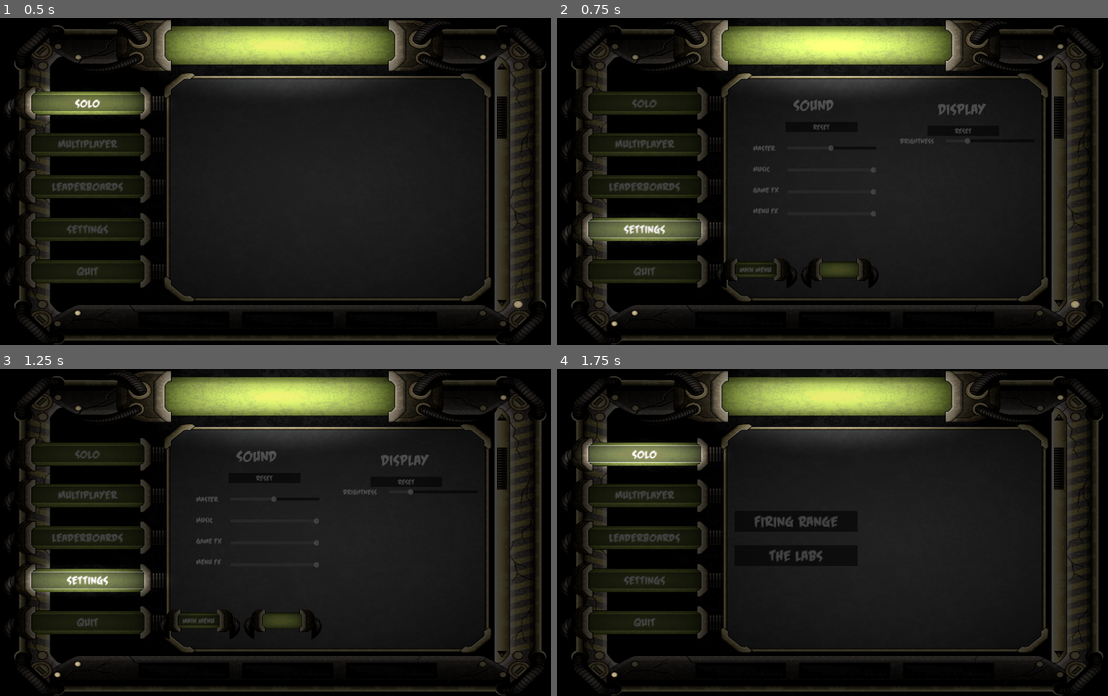
Above: before the commit, frames 1-4 (two rows, left to right).
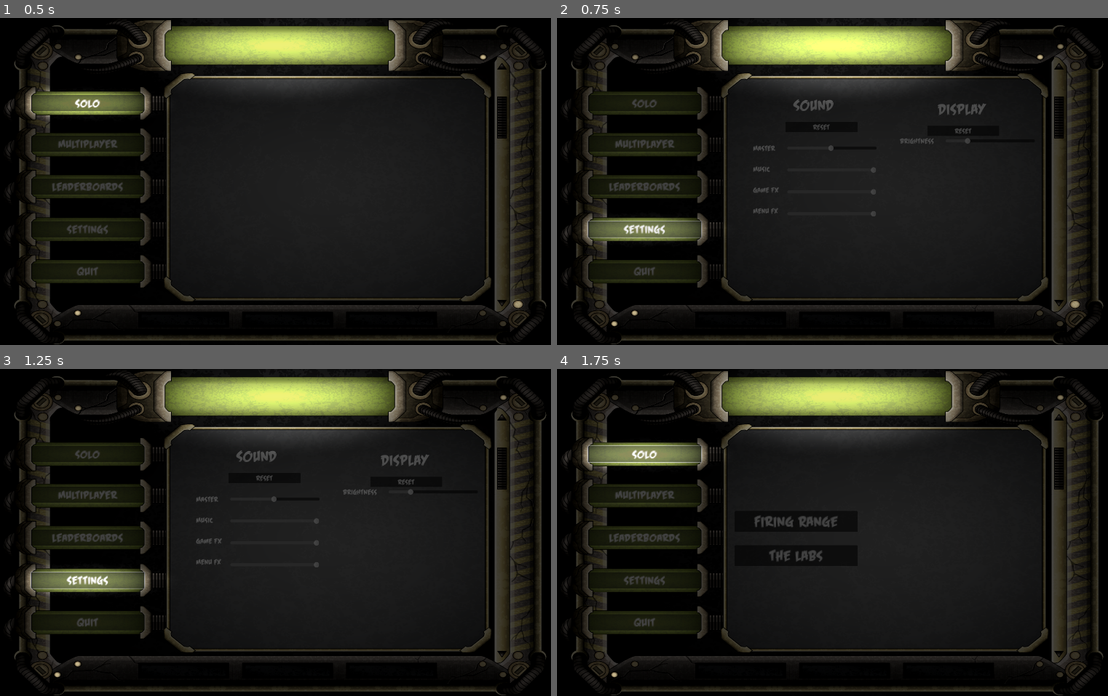
Above: after the commit, the same moments.

Repository: seffa1/ZombieGameRefactor
Game: Godot game, scene res://UI/MainMenu.tscn
Two runs of this game, one before a commit and one after it. Both use one fixed random seed, a clock stepped at 60 frames per second and the inputs below.
Inputs:
- Up to frame 1 (0.5 s): no input
- Up to frame 2 (0.75 s): click "Settings" at 0.5 s
- Up to frame 3 (1.25 s): no input
- Up to frame 4 (1.75 s): click "Solo" at 1.25 s

Frame 1 is identical in both runs. In frame 2, 0.5% of the frame differs, in the area x 29-59%, y 73-83%; in frame 3, 0.5%; in frame 4, nothing differs.

Commit message:
fixed settings sub menu behavior

Diff:
--- a/UI/MainMenu.tscn
+++ b/UI/MainMenu.tscn
@@ -169,7 +169,7 @@
 offset_right = 688.0
 offset_bottom = 317.0
 scale = Vector2(0.626694, 0.645297)
-show_exit_button = false
+sub_menu = true
 
 [connection signal="mouse_entered" from="Solo" to="." method="_on_solo_mouse_entered"]
 [connection signal="pressed" from="Solo" to="." method="_on_solo_pressed"]
--- a/UI/main_menu_sub_screen.gd
+++ b/UI/main_menu_sub_screen.gd
@@ -24,3 +24,4 @@
 func show_settings():
 	hide_all_menus()
 	settings.show()
+	get_tree().paused = false
--- a/UI/settings_menu.gd
+++ b/UI/settings_menu.gd
@@ -9,12 +9,16 @@
 @onready var sound_sliders = $SoundOptions/Sliders
 @onready var display_sliders = $DisplayOptions/Sliders
 
-@export var show_exit_button: bool = true
+@export var sub_menu: bool = false
 
 func _ready():
-	if !show_exit_button:
-		quit_button.hide()
-	process_mode = Node.PROCESS_MODE_WHEN_PAUSED # This is how a pause menbacku works, see docs
+	# If a sub menu ( in the main menu ), then hide the quit buttons and have it process always (instead of when the game is paused)
+	if sub_menu:
+		quit_button.get_parent().hide()
+		main_menu_button.get_parent().hide()
+		process_mode = Node.PROCESS_MODE_INHERIT # Use as a normal menu within the main menu
+	else:
+		process_mode = Node.PROCESS_MODE_WHEN_PAUSED # This is how a pause menu works, see docs
 	visible = false
 	set_process_input(false)
 	_hide_lights()
